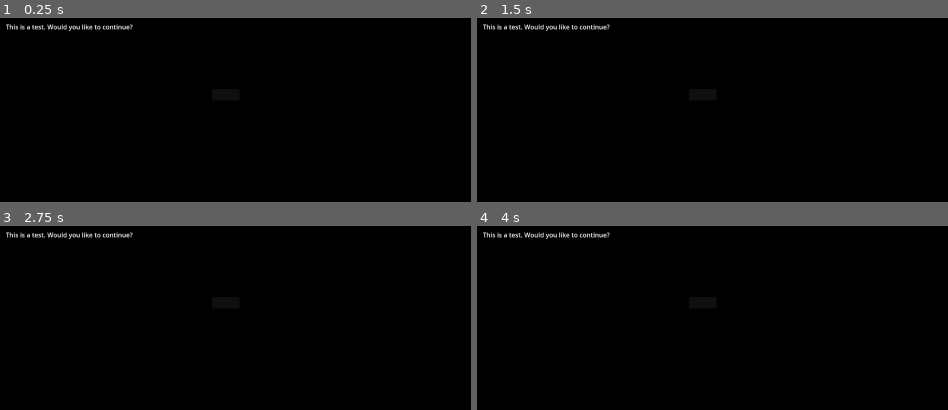
Above: before the commit, frames 1-4 (two rows, left to right).
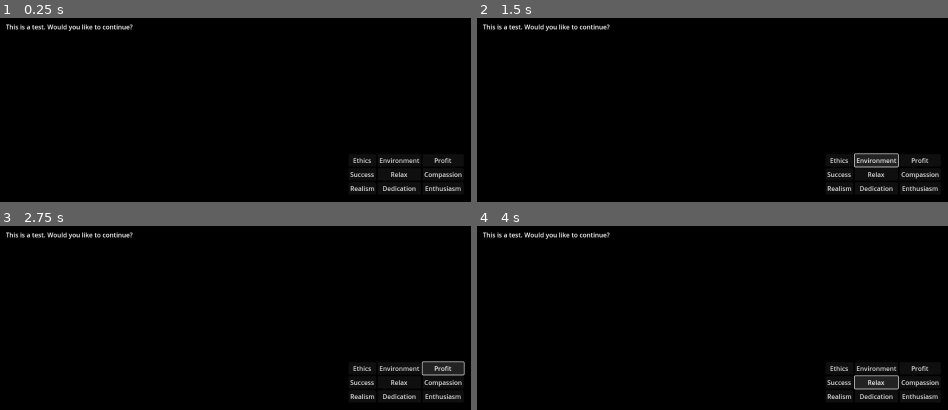
Above: after the commit, the same moments.

Repository: basmalord/worktextadventure
Game: Godot game, scene res://Passage/Scenes/passage.tscn
Same seed, same stepped clock (60 frames per second), same inputs: the game is played once before the commit and once after it. The project has no main scene, so this scene is started directly.
Inputs (mouse positions are in pixels of both pictures, inside the frame that each line leads up to):
- Up to frame 1 (0.25 s): no input
- Up to frame 2 (1.5 s): click (839, 159) at 0.5 s, where only the run after the commit has a clickable "Ethics"; click (877, 159) at 1.25 s, where only the run after the commit has a clickable "Environment"
- Up to frame 3 (2.75 s): click (442, 367) at 2 s, where only the run after the commit has a clickable "Profit"
- Up to frame 4 (4 s): click (839, 382) at 2.75 s, where only the run after the commit has a clickable "Success"; click (877, 382) at 3.5 s, where only the run after the commit has a clickable "Relax"

The runs differ from the first frame. In frame 1, 1.1% of the frame differs, in the area x 74-99%, y 76-95%; in frame 2, 1.7%; in frame 3, 1.8%; in frame 4, 1.8%.

Commit message:
4.4legacy commit prior to 4.5 update

Diff:
--- a/ImageGenerator/ASCIImageGenerator.tscn
+++ b/ImageGenerator/ASCIImageGenerator.tscn
@@ -4,7 +4,6 @@
 
 [node name="ASCIImageGenerator" type="Node2D"]
 script = ExtResource("1_j12sc")
-visual_location = "res://Images/Taj.jpeg"
+visual_location = "res://Images/to.png"
 max_character_width = 100
-image_name = "blanktest3"
-blank_space_detailing = 5
+image_name = "elliot100"
--- a/ImageGenerator/asci_image_generator.gd
+++ b/ImageGenerator/asci_image_generator.gd
@@ -106,3 +106,13 @@
 		return
 	file.store_string(content)
 	file.close()
+
+#func call_ffmpeg_to_generate_video_frames():
+	#var ffmpeg_path = "/usr/bin/ffmpeg"  # Linux example
+	#OS.execute(ffmpeg_path, [
+		#"-framerate", "4",
+		#"-i", ProjectSettings.globalize_path("res://frames/frame_%04d.png"),
+		#"-c:v", "libx264",
+		#"-pix_fmt", "yuv420p",
+		#ProjectSettings.globalize_path("res://output.mp4")
+	#], true)
--- a/Passage/Scenes/passage.tscn
+++ b/Passage/Scenes/passage.tscn
@@ -1,8 +1,9 @@
-[gd_scene load_steps=2 format=3 uid="uid://ot7pjbh1rhyw"]
+[gd_scene load_steps=3 format=3 uid="uid://ot7pjbh1rhyw"]
 
 [ext_resource type="Script" uid="uid://dmkulon41l1ky" path="res://Passage/Scripts/passage.gd" id="1_y57or"]
+[ext_resource type="PackedScene" uid="uid://cdc48adan4r4r" path="res://WordGrid/word_grid.tscn" id="2_w2v17"]
 
-[node name="Passage" type="CanvasLayer"]
+[node name="Passage" type="CanvasLayer" groups=["Passage"]]
 script = ExtResource("1_y57or")
 passage_json_file_location = "res://JSON Files/test.txt"
 passage_json_files_folder = "res://JSON Files/"
@@ -16,10 +17,10 @@
 fit_content = true
 
 [node name="InputBox" type="LineEdit" parent="."]
-offset_left = 548.0
-offset_top = 505.0
-offset_right = 616.563
-offset_bottom = 536.0
+offset_left = -1336.0
+offset_top = -775.0
+offset_right = -1267.44
+offset_bottom = -744.0
 max_length = 10
 
 [node name="Visuals" type="VideoStreamPlayer" parent="."]
@@ -28,4 +29,10 @@
 offset_right = 575.0
 offset_bottom = 226.0
 
+[node name="WordGrid" parent="." instance=ExtResource("2_w2v17")]
+offset_left = 889.0
+offset_top = 668.0
+offset_right = 929.0
+offset_bottom = 708.0
+
 [connection signal="text_submitted" from="InputBox" to="." method="_on_input_box_text_submitted"]
--- a/Passage/Scripts/passage.gd
+++ b/Passage/Scripts/passage.gd
@@ -35,6 +35,7 @@
 
 func _on_input_box_text_submitted(player_input_text: String) -> void: #This fires when the input box is selected by the player and they hit 'ENTER'.
 	if player_input_text == "": #This checks whether the text inputted is empty
+		print("ERROR: EMPTY TEXT INPUT")
 		return
 	if valid_inputs == {}: #This checks whether the passage the player is on has valid inputs.
 		print("ERROR: NO VALID INPUTS DETECTED IN PASSAGE")
--- /dev/null
+++ b/WordGrid/Word/word_button.gd
@@ -0,0 +1,32 @@
+extends Button
+
+class_name WordButton
+
+@export_enum("Default",
+"Enthusiasm",
+"Dedication",
+"Realism",
+"Compassion",
+"Success",
+"Profit",
+"Environment",
+"Ethics",
+"Relax") var word: String = "Default"
+@export var usage: int = 10
+
+func _ready():
+	self.pressed.connect(_on_pressed)
+	set_word(word)
+
+func set_word(word_to_set: String):
+	text = word_to_set
+	word = word_to_set
+
+
+
+func _on_pressed() -> void:
+	if get_tree().get_first_node_in_group("Passage") == null:
+		print("ERROR: NO PASSAGE NODE IN SCENE")
+		return
+	var passage = get_tree().get_first_node_in_group("Passage")
+	passage._on_input_box_text_submitted(word)
--- /dev/null
+++ b/WordGrid/Word/word_button.tscn
@@ -0,0 +1,11 @@
+[gd_scene load_steps=2 format=3 uid="uid://dkun3ln7gloup"]
+
+[ext_resource type="Script" uid="uid://c2r8r2o6iun2f" path="res://WordGrid/Word/word_button.gd" id="1_fpgs5"]
+
+[node name="WordButton" type="Button"]
+offset_right = 8.0
+offset_bottom = 8.0
+action_mode = 0
+alignment = 0
+autowrap_mode = 2
+script = ExtResource("1_fpgs5")
--- /dev/null
+++ b/WordGrid/word_grid.tscn
@@ -0,0 +1,69 @@
+[gd_scene load_steps=2 format=3 uid="uid://cdc48adan4r4r"]
+
+[ext_resource type="Script" uid="uid://c2r8r2o6iun2f" path="res://WordGrid/Word/word_button.gd" id="1_y8ttd"]
+
+[node name="WordGrid" type="Control"]
+layout_mode = 3
+anchors_preset = 0
+offset_right = 40.0
+offset_bottom = 40.0
+
+[node name="GridContainer" type="GridContainer" parent="."]
+layout_mode = 0
+offset_right = 40.0
+offset_bottom = 40.0
+columns = 3
+
+[node name="WordButton" type="Button" parent="GridContainer"]
+layout_mode = 2
+script = ExtResource("1_y8ttd")
+word = "Ethics"
+metadata/_custom_type_script = "uid://c2r8r2o6iun2f"
+
+[node name="WordButton2" type="Button" parent="GridContainer"]
+layout_mode = 2
+script = ExtResource("1_y8ttd")
+word = "Environment"
+metadata/_custom_type_script = "uid://c2r8r2o6iun2f"
+
+[node name="WordButton3" type="Button" parent="GridContainer"]
+layout_mode = 2
+script = ExtResource("1_y8ttd")
+word = "Profit"
+metadata/_custom_type_script = "uid://c2r8r2o6iun2f"
+
+[node name="WordButton4" type="Button" parent="GridContainer"]
+layout_mode = 2
+script = ExtResource("1_y8ttd")
+word = "Success"
+metadata/_custom_type_script = "uid://c2r8r2o6iun2f"
+
+[node name="WordButton5" type="Button" parent="GridContainer"]
+layout_mode = 2
+script = ExtResource("1_y8ttd")
+word = "Relax"
+metadata/_custom_type_script = "uid://c2r8r2o6iun2f"
+
+[node name="WordButton6" type="Button" parent="GridContainer"]
+layout_mode = 2
+script = ExtResource("1_y8ttd")
+word = "Compassion"
+metadata/_custom_type_script = "uid://c2r8r2o6iun2f"
+
+[node name="WordButton7" type="Button" parent="GridContainer"]
+layout_mode = 2
+script = ExtResource("1_y8ttd")
+word = "Realism"
+metadata/_custom_type_script = "uid://c2r8r2o6iun2f"
+
+[node name="WordButton8" type="Button" parent="GridContainer"]
+layout_mode = 2
+script = ExtResource("1_y8ttd")
+word = "Dedication"
+metadata/_custom_type_script = "uid://c2r8r2o6iun2f"
+
+[node name="WordButton9" type="Button" parent="GridContainer"]
+layout_mode = 2
+script = ExtResource("1_y8ttd")
+word = "Enthusiasm"
+metadata/_custom_type_script = "uid://c2r8r2o6iun2f"
Binary file added: Images/MikeTest.png
Not shown, added: Images/MikeTest.png.import
Binary file added: Images/MikeTest400.png
Not shown, added: Images/MikeTest400.png.import
Binary file added: Images/elliot100.png
Not shown, added: Images/elliot100.png.import
Binary file added: Images/mike.jpeg
Not shown, added: Images/mike.jpeg.import
Not shown, added: Images/nittin.png.import
Binary file added: Images/nittintest.png
Not shown, added: Images/nittintest.png.import
Binary file added: Images/nittintest100blankspace10.png
(and 9 more such lines)
